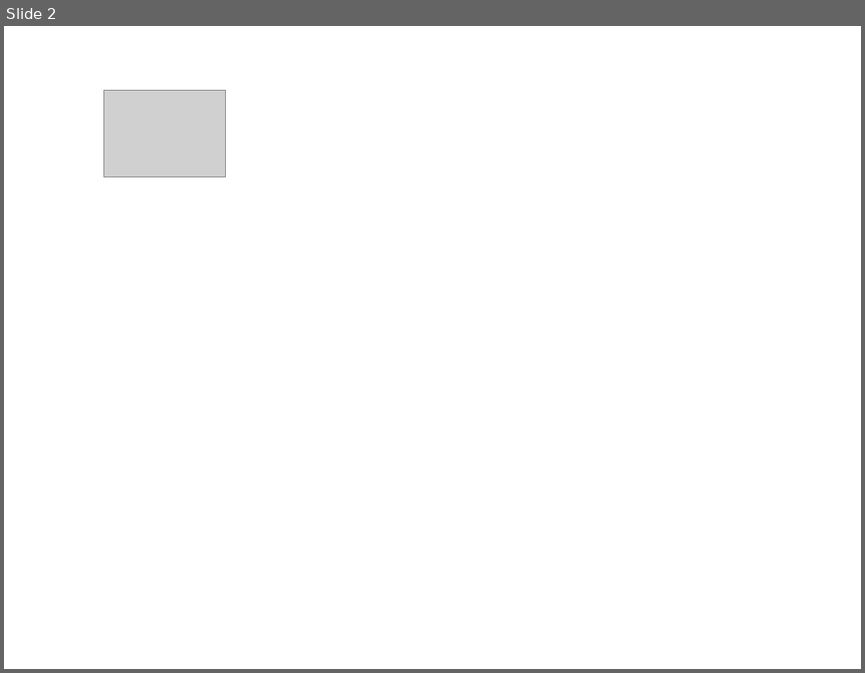
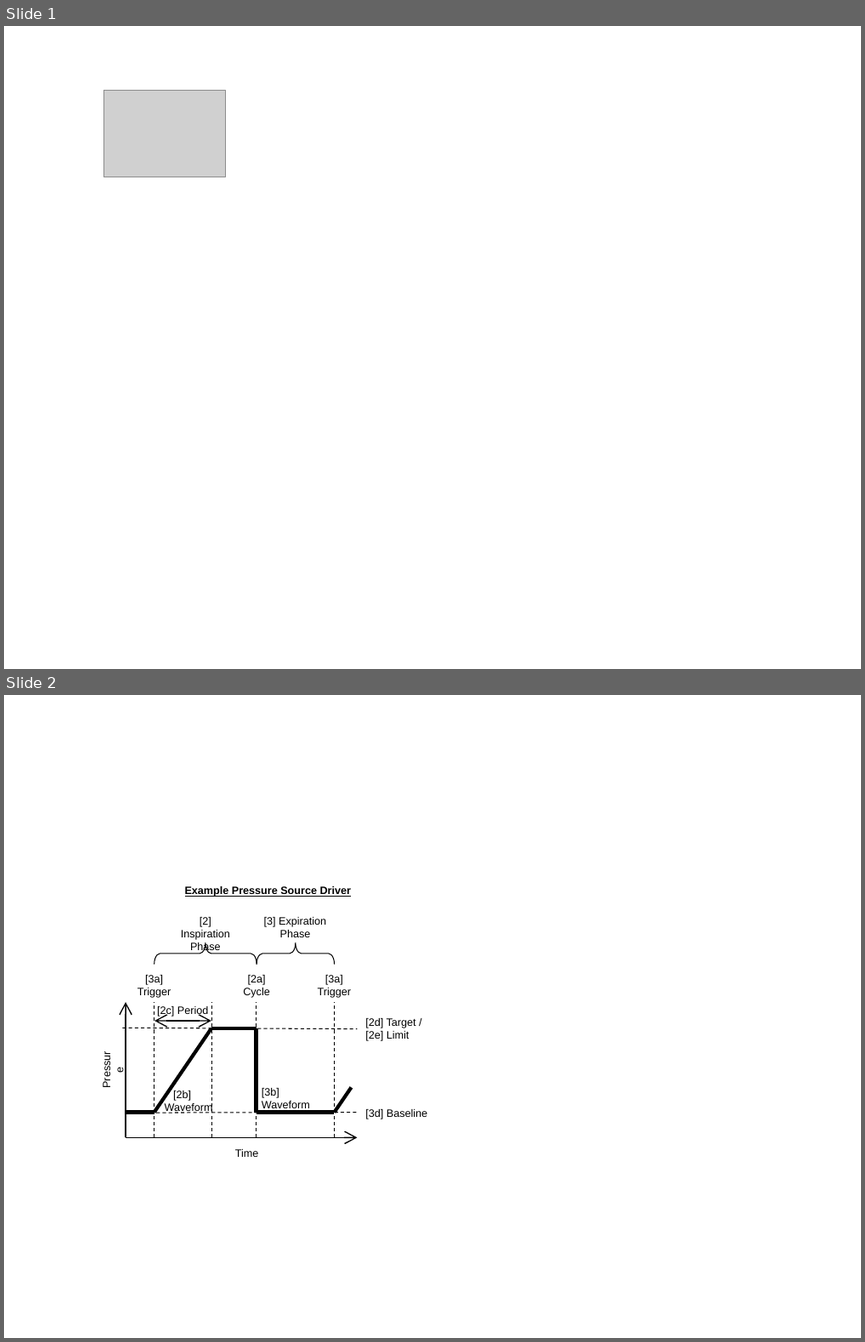
Before and after one commit to shawnhuyiwen/pulse, a slide deck: docs/Figures/MechanicalVentilatorWorking.pptx. Shown one above the other, each under a label of ours: slide 2 before the commit, slides 1 and 2 after it. The pictures are 865x673 and 865x1342 pixels, drawn with LibreOffice and Linux fonts; fonts in the diff are those of the drawing; grey boxes stand for pictures. Boxes give left, top, right and bottom in pixels: in the first picture for what was removed or moved away, otherwise in the second. Text is boxed around its words. In the diff, an @@ line names an element or a change of style, - is before the commit and + after.

```diff
--- a/docs/Figures/MechanicalVentilatorWorking.pptx
+++ b/docs/Figures/MechanicalVentilatorWorking.pptx
@@ slide 2 added at <box>4,695,861,1338</box>, background #FFFFFF @@
@@ text added at <box>185,886,351,896</box>, 9 pt, text #000000, bold, underline @@
+Example Pressure Source Driver
@@ text added at <box>181,917,230,953</box>, 9 pt, text #000000 @@
+[2] Inspiration Phase
@@ text added at <box>264,917,326,937</box>, 9 pt, text #000000 @@
+[3] Expiration Phase
@@ left brace added at <box>154,942,256,964</box>, outline #000000 0.75 pt @@
@@ left brace added at <box>256,942,335,964</box>, outline #000000 0.75 pt @@
@@ text added at <box>137,975,171,998</box>, 9 pt, text #000000 @@
+[3a] Trigger
@@ text added at <box>243,975,270,998</box>, 9 pt, text #000000 @@
+[2a] Cycle
@@ text added at <box>318,975,351,998</box>, 9 pt, text #000000 @@
+[3a] Trigger
@@ arrow added from (126, 1137) to (126, 1002), #000000 1 pt @@
@@ line added from (154, 1137) to (154, 1002), #000000 0.75 pt dashed @@
@@ double arrow added from (154, 1021) to (211, 1021), #000000 1 pt @@
@@ text added at <box>157,1006,208,1016</box>, 9 pt, text #000000 @@
+[2c] Period
@@ line added from (211, 1137) to (211, 1002), #000000 0.75 pt dashed @@
@@ line added from (256, 1137) to (256, 1002), #000000 0.75 pt dashed @@
@@ line added from (334, 1137) to (334, 1002), #000000 0.75 pt dashed @@
@@ text added at <box>365,1018,416,1041</box>, 9 pt, text #000000 @@
+[2d] Target /
+[2e] Limit
@@ text added at <box>96,1041,131,1098</box>, 9 pt, text #000000 @@
+Pressure
@@ line added from (122, 1027) to (357, 1029), #000000 0.75 pt dashed @@
@@ line added from (154, 1112) to (211, 1028), #000000 3 pt @@
@@ line added from (211, 1028) to (256, 1028), #000000 3 pt @@
@@ line added from (256, 1112) to (256, 1028), #000000 3 pt @@
@@ text added at <box>165,1090,213,1113</box>, 9 pt, text #000000 @@
+[2b] Waveform
@@ text added at <box>262,1088,310,1111</box>, 9 pt, text #000000 @@
+[3b] Waveform
@@ line added from (334, 1112) to (351, 1088), #000000 3 pt @@
@@ line added from (154, 1112) to (126, 1112), #000000 3 pt @@
@@ line added from (126, 1112) to (357, 1112), #000000 0.75 pt dashed @@
@@ line added from (334, 1112) to (256, 1112), #000000 3 pt @@
@@ text added at <box>365,1109,427,1119</box>, 9 pt, text #000000 @@
+[3d] Baseline
@@ arrow added from (126, 1137) to (357, 1137), #000000 1 pt @@
@@ text added at <box>235,1149,259,1157</box>, 9 pt, text #000000 @@
+Time
@@ what was slide 2 is now slide 1 @@
```
Also in this commit, not shown: 4 other slides added, 1 slide removed, 6 other files.
